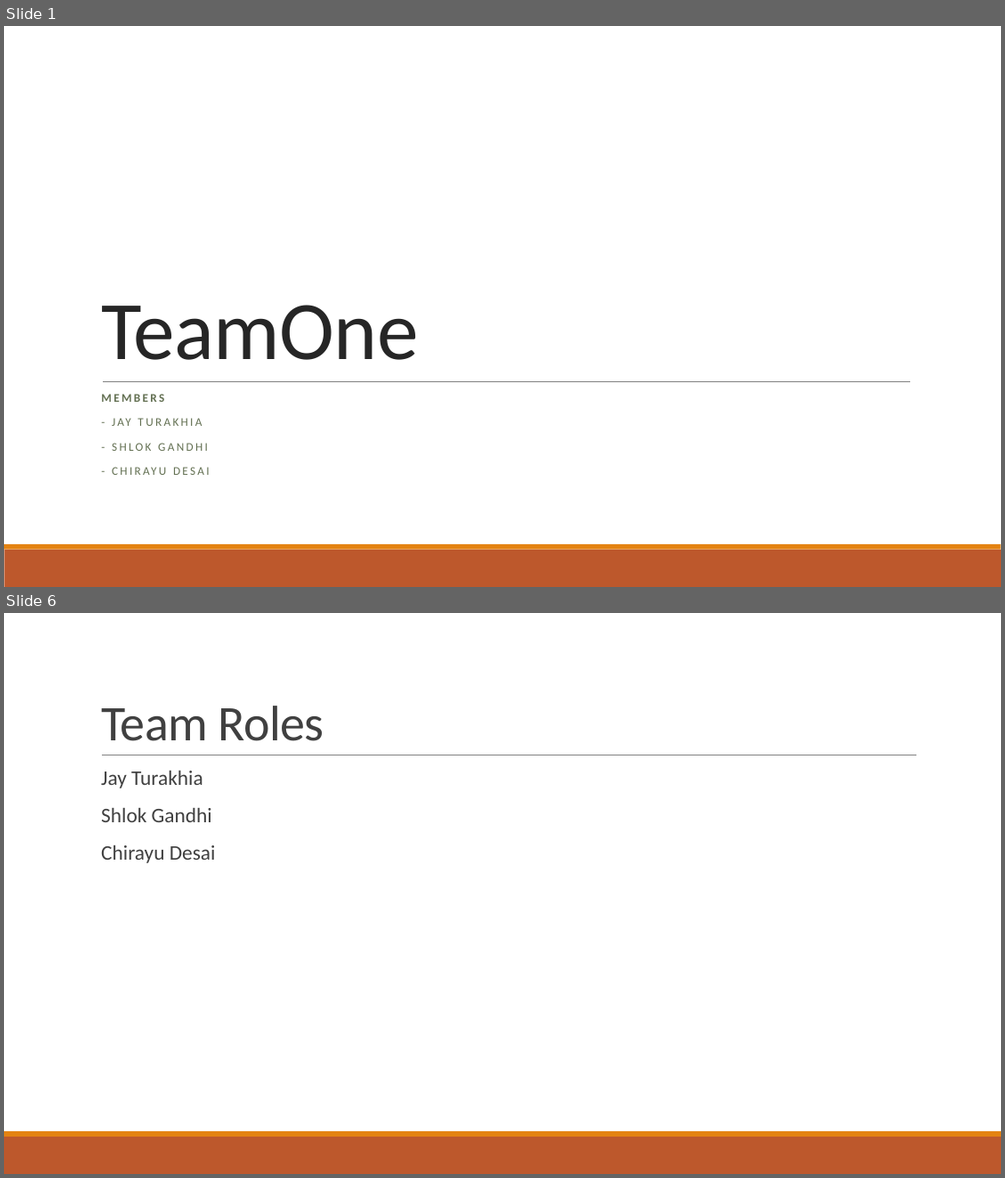
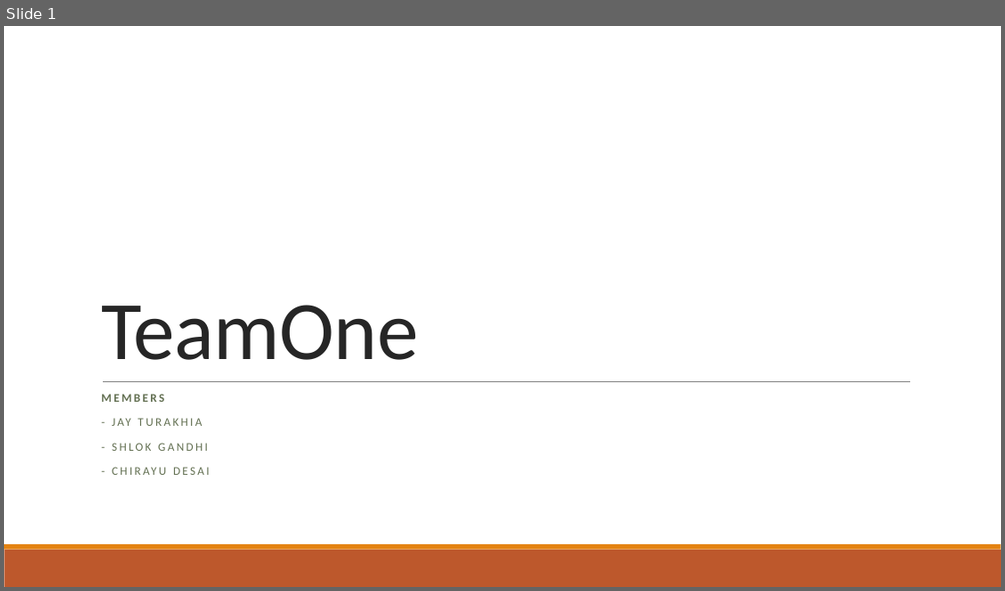
Before and after one commit to shlok57/VehicleRoutingProblem, a slide deck: Vehicle Routing Problem.pptx. Shown one above the other, each under a label of ours: slides 1 and 6 before the commit, slide 1 after it; the slides between them are not shown. The pictures are 1005x1178 and 1005x591 pixels, drawn with LibreOffice and Linux fonts; fonts in the diff are those of the drawing. Boxes give left, top, right and bottom in pixels: in the first picture for what was removed or moved away, otherwise in the second. Text is boxed around its words. In the diff, an @@ line names an element or a change of style, - is before the commit and + after.

```diff
--- a/Vehicle Routing Problem.pptx
+++ b/Vehicle Routing Problem.pptx
@@ slide 6 removed at <box>4,613,1001,1174</box>, background #FFFFFF; not listed: 2 template elements that a slide beside it also shows @@
@@ title removed at <box>101,706,324,741</box> @@
-Team Roles
@@ text removed at <box>101,771,216,863</box> @@
-  Jay Turakhia
-  Shlok Gandhi
-  Chirayu Desai
@@ line removed from (102, 755) to (917, 755) @@
```
Also in this commit, not shown: 4 slides changed, 6 slides added, 1 other slide removed, 1 other file.
